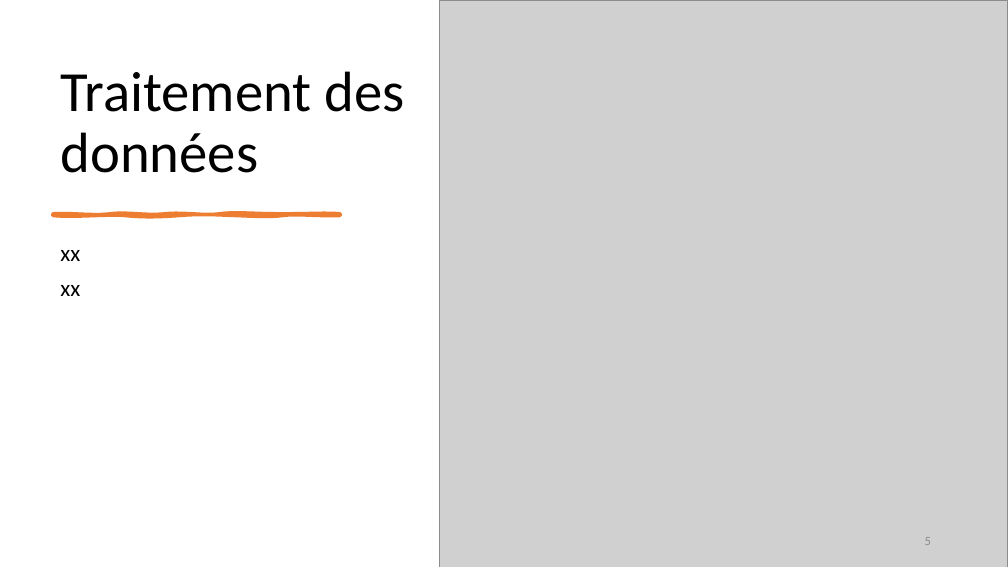
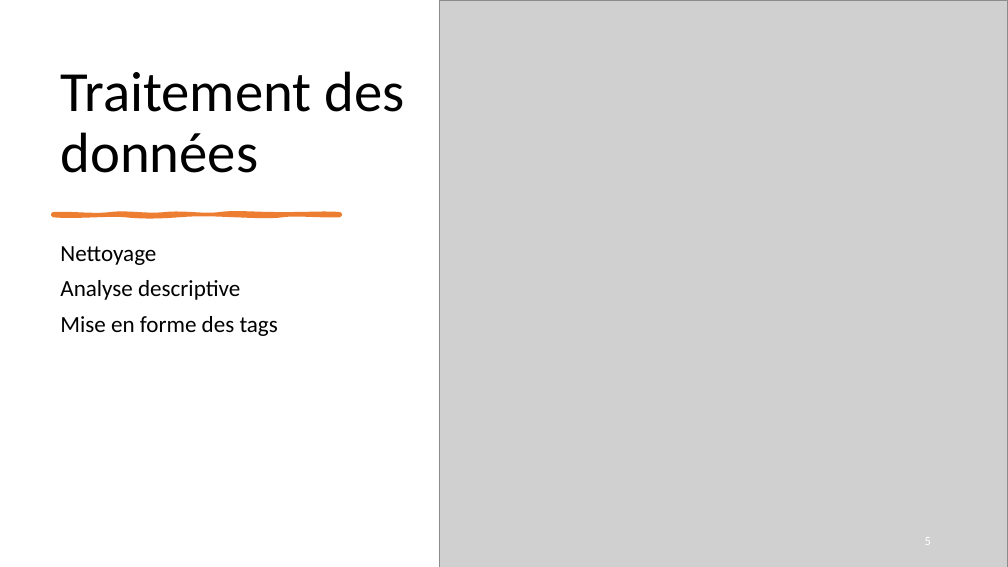
Before and after one commit to EliAd152693/OpenclassroomsProjet5, a slide deck: slide 5 of OC_IML_P5_Presentation.pptx. Drawn at 1008x567 pixels with LibreOffice and Linux fonts; fonts in the diff are those of the drawing; grey boxes stand for pictures. Boxes give left, top, right and bottom in pixels: in the first picture for what was removed or moved away, otherwise in the second. Text is boxed around its words. In the diff, an @@ line names an element or a change of style, - is before the commit and + after.

```diff
--- a/OC_IML_P5_Presentation.pptx
+++ b/OC_IML_P5_Presentation.pptx
@@ text at [60,246,278,336]: text changed @@
-xx
-xx
+Nettoyage
+Analyse descriptive
+Mise en forme des tags
@@ page number at [925,537,931,545]: text colour #8C8C8C to #FFFFFF; more space between paragraphs @@
```
Also in this commit, not shown: 5 other slides changed, 18 slides added, 7 slides removed, 5 other files.
